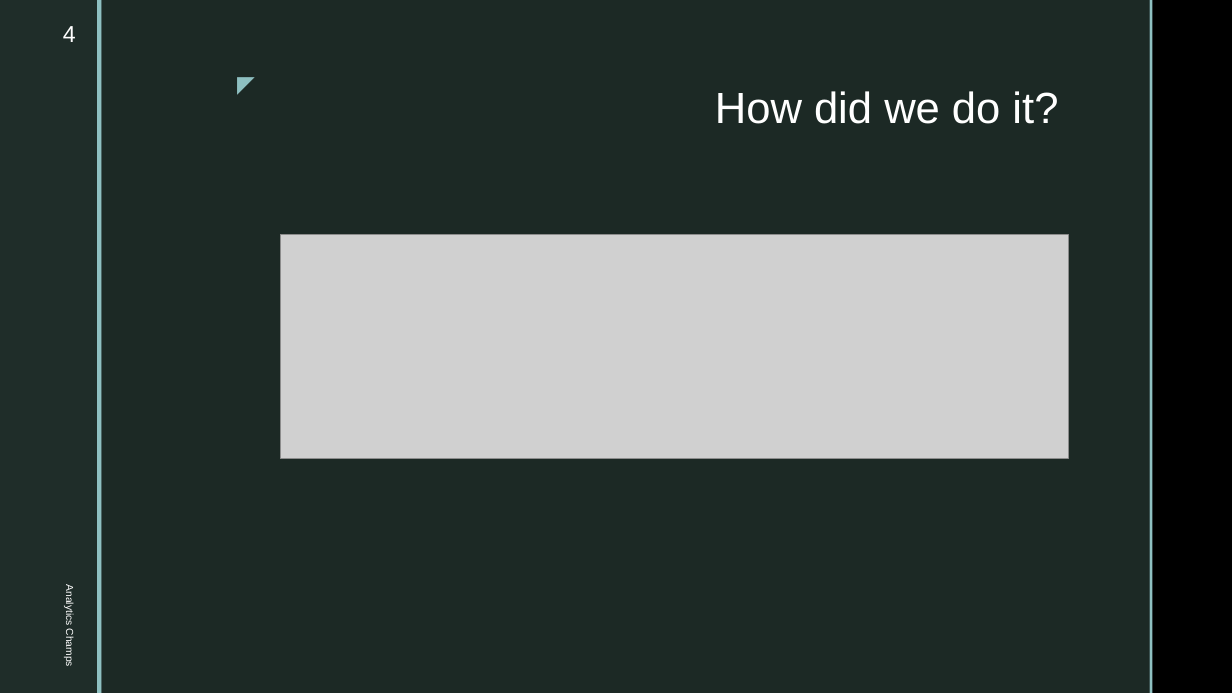
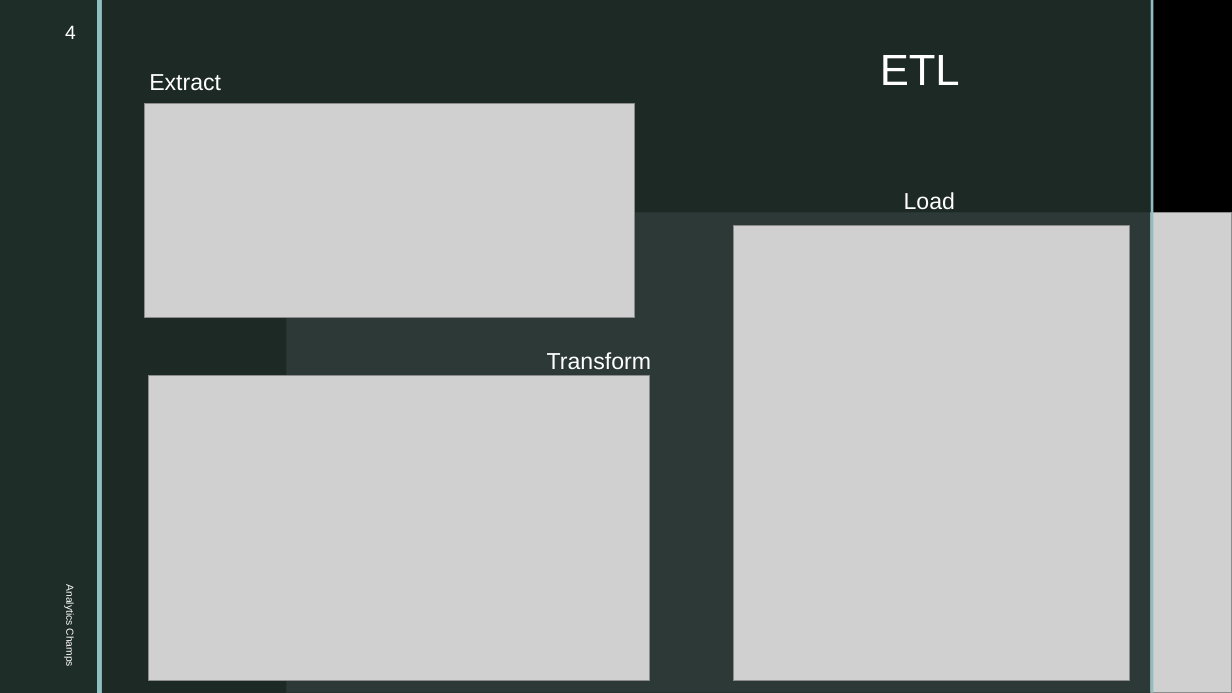
Before and after one commit to amberleeBME/machine-learning-project, a slide deck: slide 4 of Resources/Presentation.pptx. Drawn at 1232x693 pixels with LibreOffice and Linux fonts; fonts in the diff are those of the drawing; grey boxes stand for pictures; background and template pictures are left out. Boxes give left, top, right and bottom in pixels: in the first picture for what was removed or moved away, otherwise in the second. Text is boxed around its words. In the diff, an @@ line names an element or a change of style, - is before the commit and + after.

Commit message:
updated ETL slide

```diff
--- a/Resources/Presentation.pptx
+++ b/Resources/Presentation.pptx
@@ rectangle removed at (0,0,97,693) @@
@@ rectangle added at (0,0,1232,693), fill #000000 @@
@@ rectangle added at (0,0,97,693), fill #1F2D29 @@
@@ page number at (65,25,76,39): size 18 to 15 pt; line spacing 1 to 0.9; more space between paragraphs @@
@@ rectangle added at (102,0,1151,693), fill #1F2D29 at 92% opacity @@
@@ rectangle added at (1151,0,1153,693), fill #8EC0C1 @@
@@ title added at (880,55,960,85), 34 pt, text #FFFFFF @@
+ETL
@@ text "Analytics Champs" at (64,589,75,666): line spacing 1 to 0.9; more space between paragraphs @@
@@ text added at (149,74,221,91), 18 pt, text #FFFFFF @@
+Extract
@@ text removed at (222,65,263,102) @@
-◤
@@ picture added at (145,104,635,318) @@
@@ title removed at (715,91,1058,124) @@
-How did we do it?
@@ text added at (904,192,955,210), 18 pt, text #FFFFFF @@
+Load
@@ picture removed at (280,235,1068,459) @@
@@ picture added at (287,213,1232,693) @@
@@ picture added at (733,226,1129,681) @@
@@ text added at (547,352,651,370), 18 pt, text #FFFFFF @@
+Transform
@@ picture added at (149,375,650,680) @@
```
